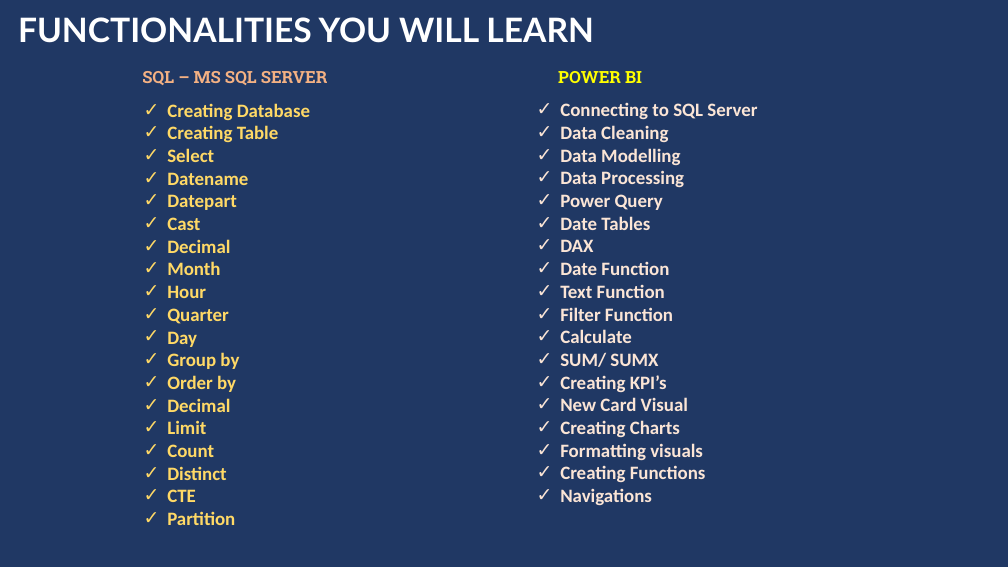
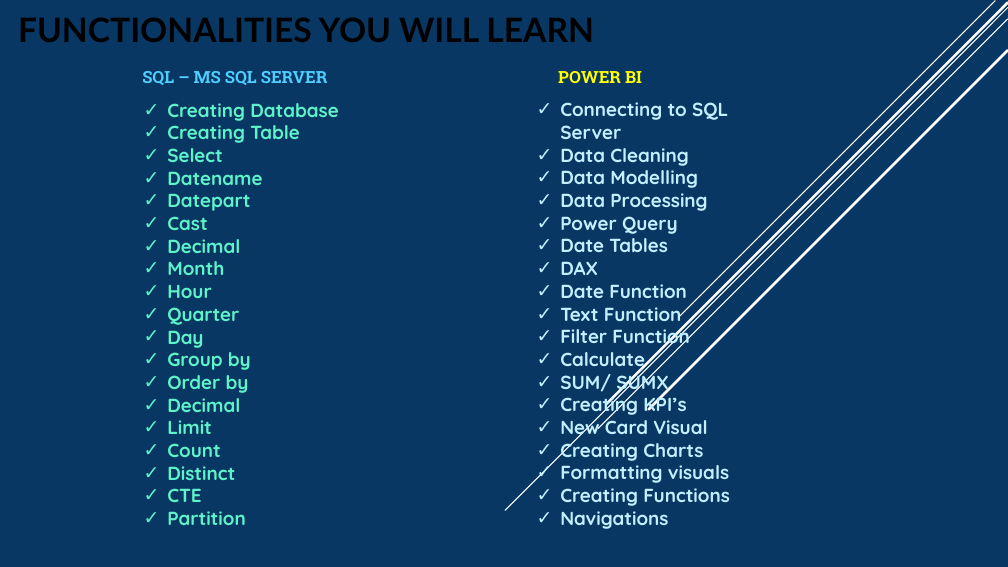
Before and after one commit to 13vInAyS/-Bank-Loan-Analysis-Project-SQL-SERVER-MANAGEMENT-STUDIO-Power-BI-Excel, a slide deck: slide 13 of Bank Loan PPT Power BI.pptx. Drawn at 1008x567 pixels with LibreOffice and Linux fonts; fonts in the diff are those of the drawing. Boxes give left, top, right and bottom in pixels: in the first picture for what was removed or moved away, otherwise in the second. Text is boxed around its words. In the diff, an @@ line names an element or a change of style, - is before the commit and + after.

```diff
--- a/Bank Loan PPT Power BI.pptx
+++ b/Bank Loan PPT Power BI.pptx
@@ background #203864 to #083763 @@
@@ text "FUNCTIONALITIES YOU WILL LEARN" at bbox=[18, 17, 594, 42]: text colour #FFFFFF to #000000 @@
@@ line added from (1008, 8) to (505, 510), #FFFFFF 1 pt @@
@@ line added from (1008, 19) to (598, 429), #FFFFFF 1 pt @@
@@ line added from (1008, 3) to (606, 404), #FFFFFF 2.5 pt @@
@@ line added from (995, 1) to (681, 316), #FFFFFF 1 pt @@
@@ line added from (1008, 51) to (649, 410), #FFFFFF 2.5 pt @@
@@ text "SQL – MS SQL SERVER" at bbox=[142, 71, 327, 85]: text colour #F4B183 to #4FCEFF @@
@@ text "Creating Database" at bbox=[167, 103, 338, 525]: font Calibri to Quicksand, text colour #FFD966 to #5FF3CA @@
@@ text "Connecting to SQL Server" at bbox=[560, 102, 730, 529]: font Calibri to Quicksand, text colour #FBE5D6 to #C4EFFF @@
```
Also in this commit, not shown: 12 other slides changed.
